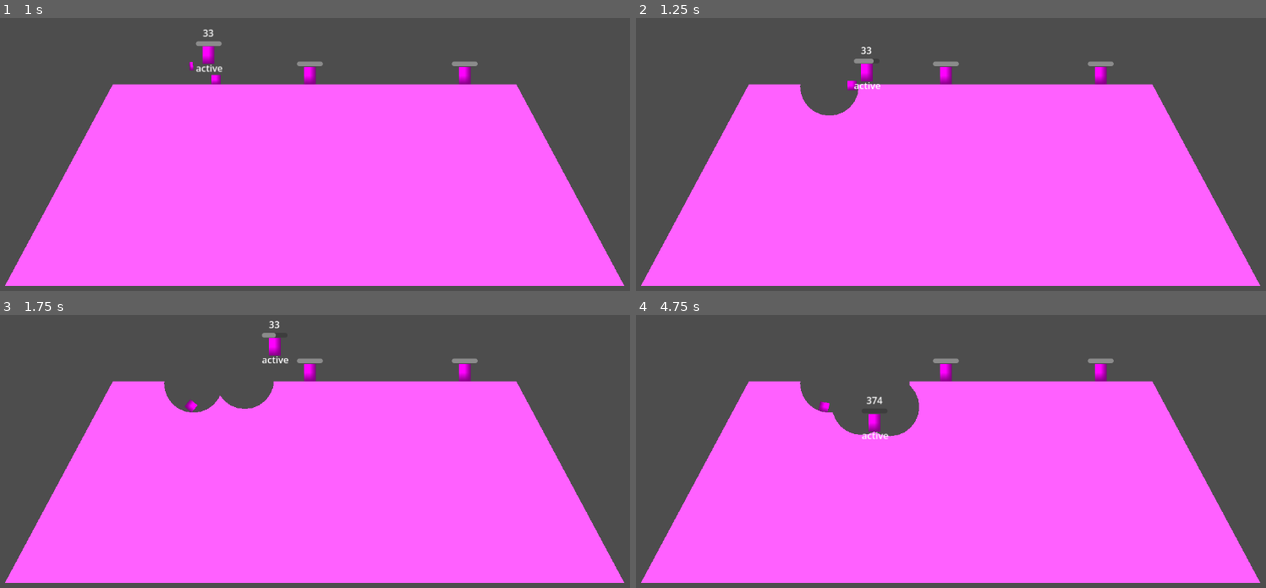
Above: before the commit, frames 1-4 (two rows, left to right).
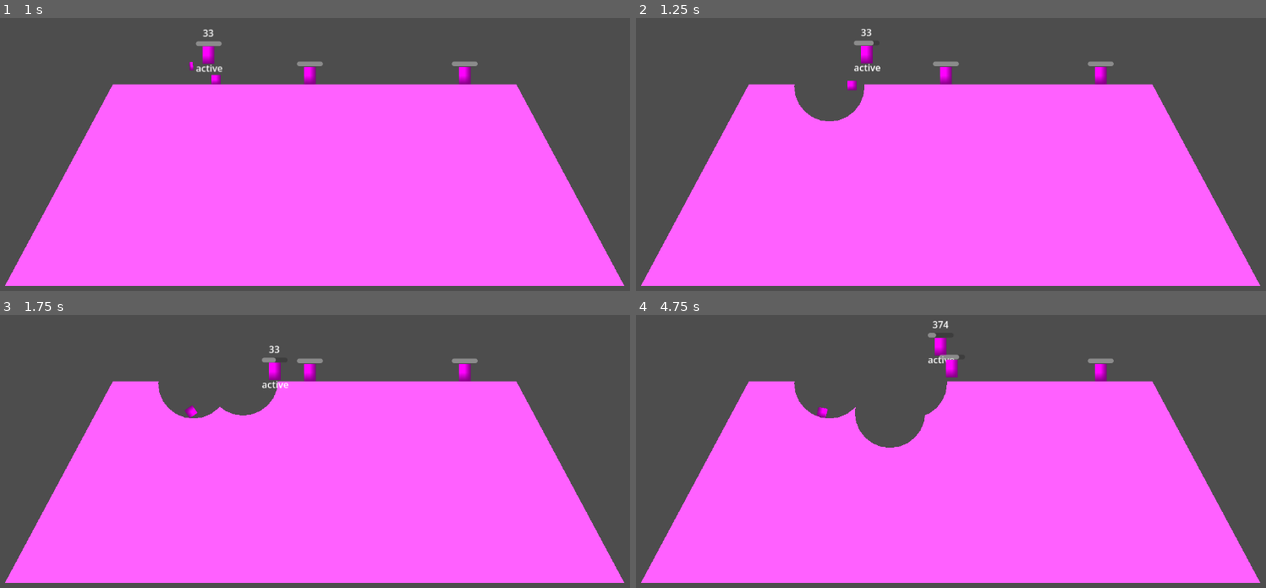
Above: after the commit, the same moments.

Repository: fredchien3/20-game-challenge
Game: Godot game, scene res://main/main.tscn
Same seed, same stepped clock (60 frames per second), same inputs: the game is played once before the commit and once after it.
Inputs (mouse positions are in pixels of both pictures, inside the frame that each line leads up to):
- Up to frame 1 (1 s): tap Enter (ui_accept) at 0.5, 0.6, 0.77 s; move the mouse to (459, 86) at 0.52 s; hold D (move_right) from 0.53 s (still down); click (459, 86) at 0.67 s
- Up to frame 2 (1.25 s): keep holding D (move_right); tap Enter (ui_accept) at 1.07 s
- Up to frame 3 (1.75 s): keep holding D (move_right); move the mouse to (176, 421) at 1.27 s; click (176, 421) at 1.35 s; tap Enter (ui_accept) at 1.52, 1.55 s
- Up to frame 4 (4.75 s): tap Enter (ui_accept) at 1.82, 2.3, 2.85, 3.02, 3.32, 3.77, 3.8, 4.07, 4.52, 4.55 s; move the mouse to (1014, 317) at 2.02 s; release D (move_right) at 2.03 s; hold A (move_left) 2.03-2.78 s; tap I at 2.1, 4.35 s; move the mouse to (913, 478) at 2.77 s; hold D (move_right) 2.78-4.28 s; click (913, 478) at 2.92 s; move the mouse to (1146, 459) at 3.52 s; press the mouse at (1146, 459) at 3.53 s; move the mouse to (743, 345) at 4.27 s; release the mouse at (743, 345) at 4.28 s; hold A (move_left) from 4.28 s (still down)

Frame 1 is identical in both runs. In frame 2, 0.8% of the frame differs, in the area x 25-39%, y 4-38%; in frame 3, 1.1%; in frame 4, 2.1%, in the area x 25-52%, y 2-49%.

Commit message:
Implement Worm knockback from weapons

Diff:
--- a/7--worms/weapons/bazooka.tscn
+++ b/7--worms/weapons/bazooka.tscn
@@ -16,7 +16,7 @@
 collision_layer = 0
 collision_mask = 3
 script = ExtResource("1_redko")
-EXPLOSION_RADIUS = 50.0
+EXPLOSION_RADIUS = 60.0
 
 [node name="Sprite2D" type="Sprite2D" parent="." unique_id=357294196]
 position = Vector2(-5.9604645e-08, 1.1920929e-07)
@@ -30,7 +30,6 @@
 
 [node name="ContactArea" type="Area2D" parent="." unique_id=19910639]
 collision_layer = 0
-collision_mask = 3
 
 [node name="CollisionShape2D" type="CollisionShape2D" parent="ContactArea" unique_id=284504316]
 rotation = 1.5707964
--- a/7--worms/weapons/grenade.tscn
+++ b/7--worms/weapons/grenade.tscn
@@ -11,7 +11,7 @@
 collision_layer = 0
 script = ExtResource("1_edgka")
 TIME_DELAY = 2.0
-EXPLOSION_RADIUS = 50.0
+EXPLOSION_RADIUS = 60.0
 
 [node name="Sprite2D" type="Sprite2D" parent="." unique_id=1147942112]
 position = Vector2(-4.76837e-07, -2.38419e-07)
--- a/7--worms/worm/worm.gd
+++ b/7--worms/worm/worm.gd
@@ -24,9 +24,8 @@
 	if not is_on_floor():
 		velocity += get_gravity() * delta
 
-	if active:
-		handle_movement_input()
-		handle_weapon_input(delta)
+	handle_movement_input()
+	handle_weapon_input(delta)
 
 	move_and_slide()
 	handle_debug()
@@ -62,19 +61,23 @@
 
 
 func handle_movement_input() -> void:
-	if Input.is_action_just_pressed("ui_accept") and is_on_floor():
-		velocity.y = JUMP_VELOCITY
+	if active:
+		if Input.is_action_just_pressed("ui_accept") and is_on_floor():
+			velocity.y = JUMP_VELOCITY
 
 	# Get the input direction and handle the movement/deceleration.
 	# As good practice, you should replace UI actions with custom gameplay actions.
 	var direction := Input.get_axis("move_left", "move_right")
-	if direction:
+	if active and direction:
 		velocity.x = direction * SPEED
 	else:
-		velocity.x = move_toward(velocity.x, 0, SPEED)
+		velocity.x = move_toward(velocity.x, 0, SPEED * 0.5)
 
 
 func handle_weapon_input(delta: float) -> void:
+	if not active:
+		return
+
 	# Charge up weapon power
 	if Input.is_action_pressed("shoot"):
 		if power < max_power:
@@ -99,7 +102,11 @@
 	bazooka_shot.emit(bazooka)
 
 
-func receive_damage_and_knockback(_pos, radius):
-	## TODO: consider adding dedicated weapon damage value
-	var weapon_damage = radius * 0.5
+func receive_damage_and_knockback(explosion_pos: Vector2, radius: float):
+	# TODO: Move these variables into the weapons
+	var weapon_damage = 25
+	var knockback_force = radius * 6
 	health -= weapon_damage
+	var knockback = (global_position - explosion_pos).normalized()
+	velocity.x += knockback.x * knockback_force
+	velocity.y += knockback.y * knockback_force
